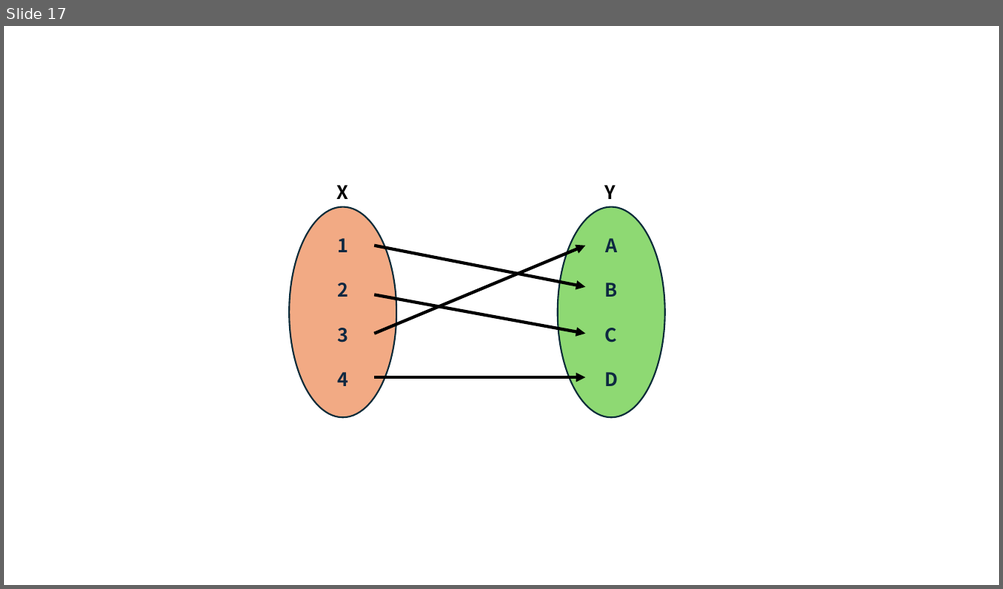
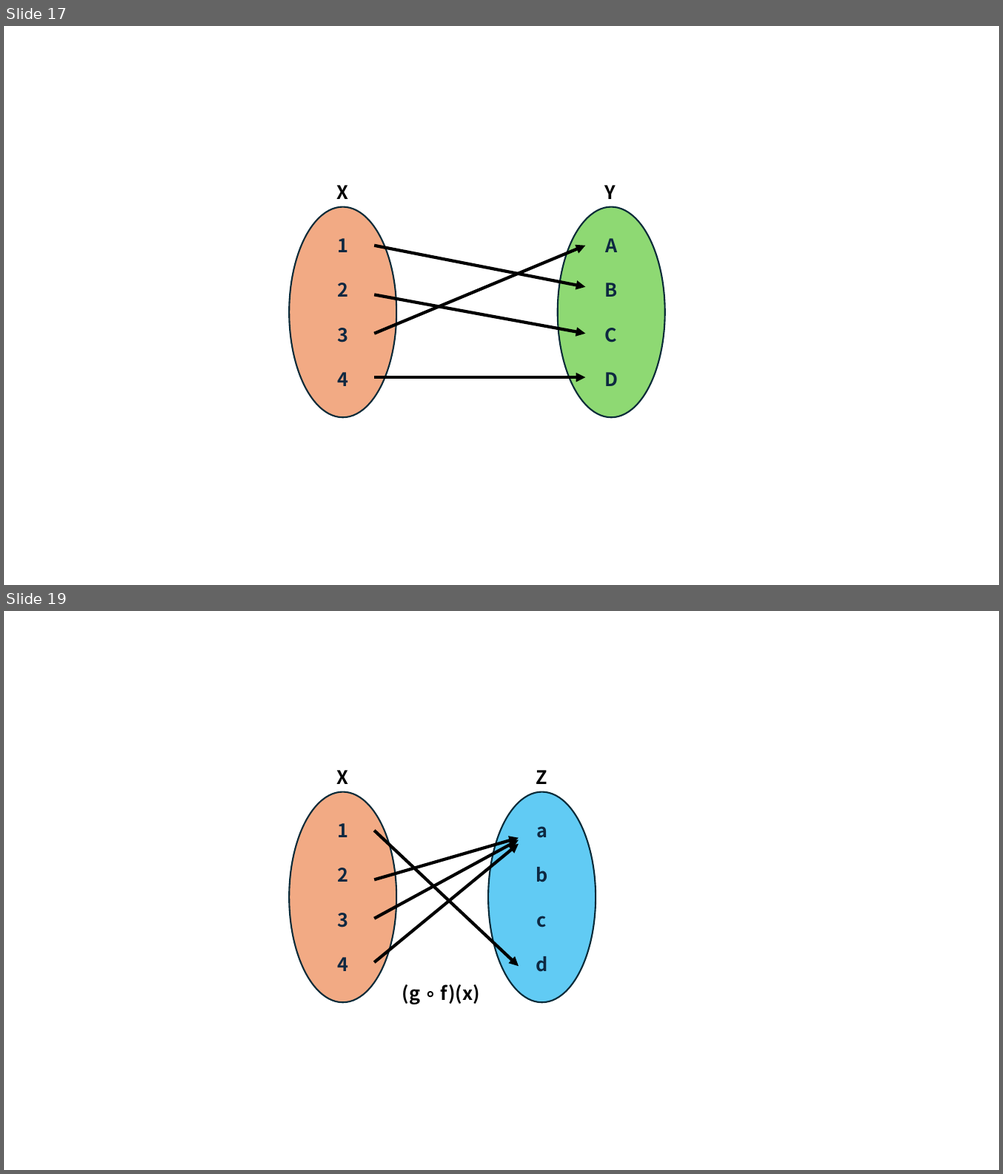
Before and after one commit to corn1200/GameMath-example, a slide deck: img/그림.pptx. Shown one above the other, each under a label of ours: slide 17 before the commit, slides 17 and 19 after it; the slides between them are not shown. The pictures are 1003x589 and 1003x1174 pixels, drawn with LibreOffice and Linux fonts; fonts in the diff are those of the drawing. Boxes give left, top, right and bottom in pixels: in the first picture for what was removed or moved away, otherwise in the second. Text is boxed around its words. In the diff, an @@ line names an element or a change of style, - is before the commit and + after.

```diff
--- a/img/그림.pptx
+++ b/img/그림.pptx
@@ slide 19 added at (4,611,999,1170), background #FFFFFF @@
@@ text added at (336,770,348,784), 18 pt, text #000000, bold @@
+X
@@ text added at (535,770,546,784), 18 pt, text #000000, bold @@
+Z
@@ ellipse added at (289,792,396,1002), fill #F2AA84, outline #092A39 1.5 pt, 18 pt, text #0E2841, bold @@
+1
+2
+3
+4
@@ ellipse added at (488,792,596,1002), fill #61CBF4, outline #092A39 1.5 pt, 18 pt, text #0E2841, bold @@
+a
+b
+c
+d
@@ arrow added from (374, 830) to (518, 966), #000000 3 pt @@
@@ arrow added from (374, 880) to (518, 838), #000000 3 pt @@
@@ arrow added from (374, 918) to (518, 840), #000000 3 pt @@
@@ arrow added from (374, 963) to (518, 844), #000000 3 pt @@
@@ text added at (402,985,480,1005), 18 pt, text #000000, bold @@
+(g ∘ f)(x)
```
Also in this commit, not shown: 4 other slides added, 6 other files.
